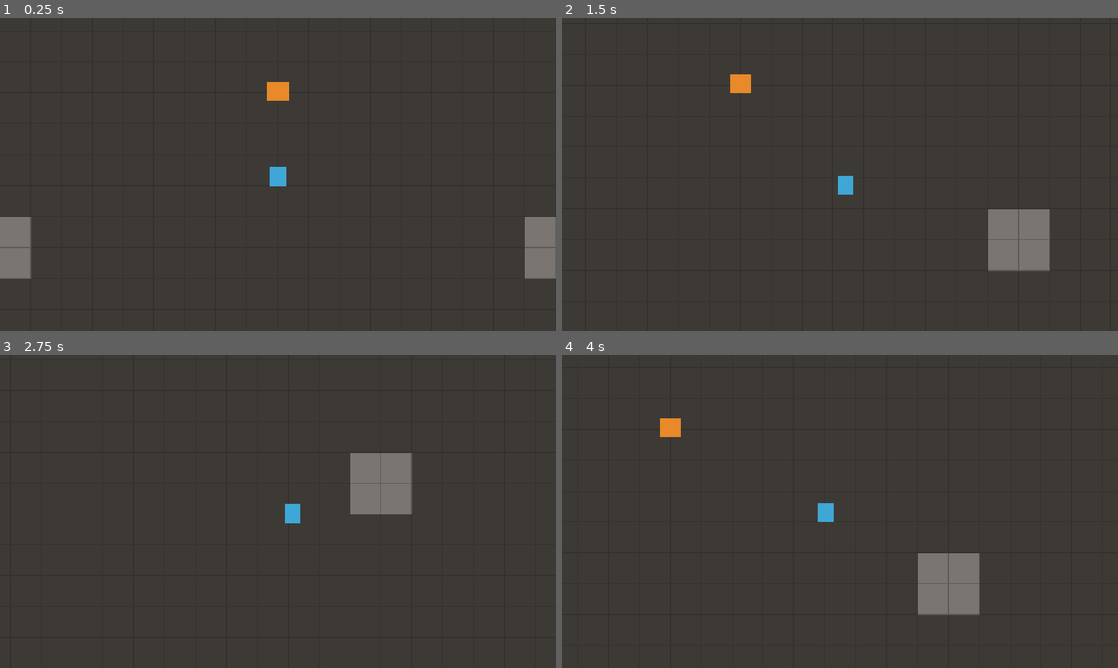
Above: before the commit, frames 1-4 (two rows, left to right).
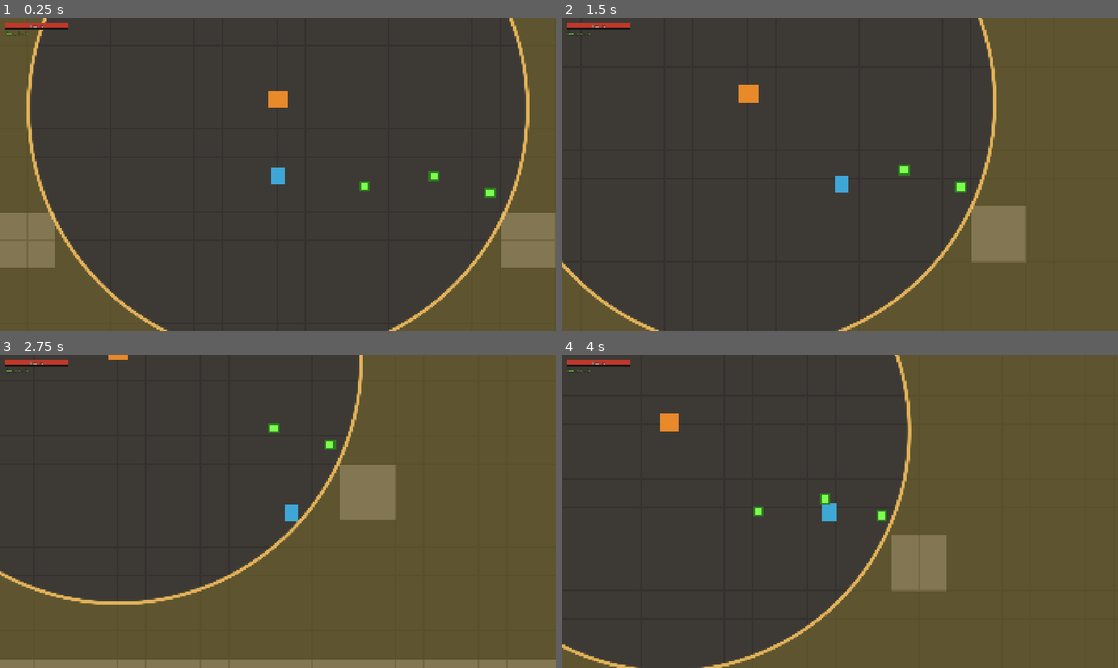
Above: after the commit, the same moments.

Repository: DeItaxd/Miasma
Game: Godot game, scene res://scenes/main.tscn
Same seed, same stepped clock (60 frames per second), same inputs: the game is played once before the commit and once after it.
Inputs (mouse positions are in pixels of both pictures, inside the frame that each line leads up to):
- Up to frame 1 (0.25 s): no input
- Up to frame 2 (1.5 s): tap Enter at 0.5 s; move the mouse to (962, 158) at 0.52 s; hold D (move_right) 0.53-1.28 s; click (962, 158) at 0.6 s; move the mouse to (728, 190) at 1.27 s; hold S (move_down) from 1.28 s (still down); click (728, 190) at 1.35 s
- Up to frame 3 (2.75 s): move the mouse to (333, 442) at 2.02 s; release S (move_down) at 2.03 s; hold D (move_right) from 2.03 s (still down); click (333, 442) at 2.1 s
- Up to frame 4 (4 s): move the mouse to (812, 574) at 2.77 s; release D (move_right) at 2.78 s; hold W (move_up) 2.78-3.53 s; click (812, 574) at 2.85 s; move the mouse to (1006, 558) at 3.52 s; hold A (move_left) from 3.53 s (still down); click (1006, 558) at 3.6 s

The runs differ from the first frame. In frame 1, 22% of the frame differs, in the area x 0-100%, y 0-100%; in frame 2, 31%; in frame 3, 57%; in frame 4, 46%.

Commit message:
did stuff

Diff:
--- a/project.godot
+++ b/project.godot
@@ -21,6 +21,9 @@
 
 [display]
 
+window/size/viewport_width=1920
+window/size/viewport_height=1080
+window/size/mode=3
 window/stretch/mode="canvas_items"
 window/stretch/aspect="expand"
 
@@ -54,6 +57,22 @@
 , Object(InputEventKey,"resource_local_to_scene":false,"resource_name":"","device":16,"window_id":0,"alt_pressed":false …(186 unchanged characters)…
 ])
 }
+attack={
+"deadzone": 0.5,
+"events": Array[InputEvent]([Object(InputEventMouseButton,"resource_local_to_scene":false,"resource_name":"","device":32,"window_id":0,"alt_pressed":false,"shift_pressed":false,"ctrl_pressed":false,"meta_pressed":false,"button_mask":0,"position":Vector2(0, 0),"global_position":Vector2(0, 0),"factor":1.0,"button_index":1,"canceled":false,"pressed":false,"double_click":false,"script":null)
+])
+}
+quit={
+"deadzone": 0.5,
+"events": Array[InputEvent]([Object(InputEventKey,"resource_local_to_scene":false,"resource_name":"","device":16,"window_id":0,"alt_pressed":false,"shift_pressed":false,"ctrl_pressed":false,"meta_pressed":false,"pressed":false,"keycode":0,"physical_keycode":4194305,"key_label":0,"unicode":0,"location":0,"echo":false,"script":null)
+])
+}
+
+[layer_names]
+
+2d_physics/layer_1="world"
+2d_physics/layer_2="player"
+2d_physics/layer_3="enemies"
 
 [physics]
 
--- a/scenes/brazier.tscn
+++ b/scenes/brazier.tscn
@@ -1,11 +1,13 @@
 [gd_scene format=3 uid="uid://bmxjtrylqv7tq"]
 
 [ext_resource type="Texture2D" uid="uid://coa2a0hinwe2f" path="res://assets/sprites/brazier.png" id="1_78ebg"]
+[ext_resource type="Script" uid="uid://v8nqraym7llb" path="res://scripts/brazier.gd" id="1_tkrxa"]
 
 [sub_resource type="RectangleShape2D" id="RectangleShape2D_78ebg"]
 size = Vector2(22, 10)
 
-[node name="Brazier" type="StaticBody2D" unique_id=1682705701]
+[node name="Brazier" type="StaticBody2D" unique_id=1682705701 groups=["brazier"]]
+script = ExtResource("1_tkrxa")
 
 [node name="Sprite2D" type="Sprite2D" parent="." unique_id=237663078]
 texture = ExtResource("1_78ebg")
@@ -14,3 +16,11 @@
 [node name="CollisionShape2D" type="CollisionShape2D" parent="." unique_id=2033140803]
 position = Vector2(0, -5)
 shape = SubResource("RectangleShape2D_78ebg")
+
+[node name="MiasmaOverlay" type="ColorRect" parent="." unique_id=118301763]
+z_index = 50
+offset_left = -1200.0
+offset_top = -900.0
+offset_right = 1200.0
+offset_bottom = 900.0
+mouse_filter = 2
--- /dev/null
+++ b/scenes/chory.tscn
@@ -0,0 +1,21 @@
+[gd_scene format=3 uid="uid://0h2qsvburq8p"]
+
+[ext_resource type="Script" uid="uid://ctfoqbxqut454" path="res://scripts/chory.gd" id="1_cinea"]
+[ext_resource type="Texture2D" uid="uid://ewx8uhfhj8nj" path="res://assets/sprites/chory.png" id="2_ba36h"]
+
+[sub_resource type="CircleShape2D" id="CircleShape2D_ba36h"]
+radius = 8.0
+
+[node name="Chory" type="CharacterBody2D" unique_id=1769122999 groups=["enemies"]]
+collision_layer = 4
+collision_mask = 7
+motion_mode = 1
+script = ExtResource("1_cinea")
+
+[node name="Sprite2D" type="Sprite2D" parent="." unique_id=1082255871]
+texture = ExtResource("2_ba36h")
+offset = Vector2(0, -16)
+
+[node name="CollisionShape2D" type="CollisionShape2D" parent="." unique_id=1026730103]
+position = Vector2(0, -6)
+shape = SubResource("CircleShape2D_ba36h")
--- /dev/null
+++ b/scenes/herb.tscn
@@ -0,0 +1,18 @@
+[gd_scene format=3 uid="uid://cr2uy6sglitr7"]
+
+[ext_resource type="Script" uid="uid://c8jfu5o5xxykj" path="res://scripts/herb.gd" id="1_jpbwa"]
+[ext_resource type="Texture2D" uid="uid://t2rgucua0ao8" path="res://assets/sprites/herb.png" id="2_ldurg"]
+
+[sub_resource type="CircleShape2D" id="CircleShape2D_ldurg"]
+
+[node name="Herb" type="Area2D" unique_id=815310236]
+z_index = 60
+collision_layer = 0
+collision_mask = 2
+script = ExtResource("1_jpbwa")
+
+[node name="Sprite2D" type="Sprite2D" parent="." unique_id=1345209186]
+texture = ExtResource("2_ldurg")
+
+[node name="CollisionShape2D" type="CollisionShape2D" parent="." unique_id=1758393352]
+shape = SubResource("CircleShape2D_ldurg")
--- /dev/null
+++ b/scenes/hud.tscn
@@ -0,0 +1,36 @@
+[gd_scene format=3 uid="uid://byft4qkq0jrfc"]
+
+[ext_resource type="Script" uid="uid://ch5dug1kun5ag" path="res://scripts/hud.gd" id="1_ahhtf"]
+
+[node name="HUD" type="CanvasLayer" unique_id=1648895620]
+script = ExtResource("1_ahhtf")
+
+[node name="HPBar" type="ColorRect" parent="." unique_id=1889075710]
+offset_left = 16.0
+offset_top = 16.0
+offset_right = 236.0
+offset_bottom = 38.0
+color = Color(0.1, 0.09, 0.08, 1)
+
+[node name="Fill" type="ColorRect" parent="HPBar" unique_id=1607427703]
+layout_mode = 0
+offset_left = 3.0
+offset_top = 3.0
+offset_right = 217.0
+offset_bottom = 19.0
+color = Color(0.75, 0.22, 0.17, 1)
+
+[node name="HPLabel" type="Label" parent="HPBar" unique_id=136306802]
+layout_mode = 0
+offset_right = 220.0
+offset_bottom = 23.0
+text = "10 / 10"
+horizontal_alignment = 1
+vertical_alignment = 1
+
+[node name="HerbLabel" type="Label" parent="." unique_id=18779391]
+offset_left = 16.0
+offset_top = 42.0
+offset_right = 236.0
+offset_bottom = 65.0
+text = "Herbs 0 / 3"
--- a/scenes/main.tscn
+++ b/scenes/main.tscn
@@ -1,10 +1,15 @@
 [gd_scene format=4 uid="uid://b8ibb2hxgfc62"]
 
-[ext_resource type="TileSet" path="res://assets/tiles/tileset.tres" id="1_jyhfs"]
+[ext_resource type="TileSet" uid="uid://dgpqpk8jctw4f" path="res://assets/tiles/tileset.tres" id="1_jyhfs"]
+[ext_resource type="Script" uid="uid://by4ygqqltewmf" path="res://scripts/main.gd" id="1_o6xl0"]
 [ext_resource type="PackedScene" uid="uid://cc7sclwchn2kx" path="res://scenes/player.tscn" id="2_0wfyh"]
 [ext_resource type="PackedScene" uid="uid://bmxjtrylqv7tq" path="res://scenes/brazier.tscn" id="2_sugp2"]
+[ext_resource type="PackedScene" uid="uid://byft4qkq0jrfc" path="res://scenes/hud.tscn" id="5_tbgi4"]
+[ext_resource type="Script" uid="uid://c5dooli21omoy" path="res://scripts/herb_spawner.gd" id="6_tefeu"]
+[ext_resource type="Script" uid="uid://ce5rxs0chtq48" path="res://scripts/enemy_spawner.gd" id="7_o6xl0"]
 
 [node name="Main" type="Node2D" unique_id=253414690]
+script = ExtResource("1_o6xl0")
 
 [node name="Ground" type="TileMapLayer" parent="." unique_id=786996267]
 tile_map_data = PackedByteArray("AADs//T/AAACAAAAAADs//X/AAACAAAAAADs//b/AAACAAAAAADs//f/AAACAAAAAADs//j/AAACAAAAAADs// …(15280 unchanged characters)…
@@ -18,3 +23,11 @@
 
 [node name="Player" parent="Entities" unique_id=785977545 instance=ExtResource("2_0wfyh")]
 position = Vector2(0, 96)
+
+[node name="HUD" parent="." unique_id=1648895620 instance=ExtResource("5_tbgi4")]
+
+[node name="HerbSpawner" type="Node2D" parent="." unique_id=1063679128]
+script = ExtResource("6_tefeu")
+
+[node name="EnemySpawner" type="Node" parent="." unique_id=872988089]
+script = ExtResource("7_o6xl0")
--- a/scenes/player.tscn
+++ b/scenes/player.tscn
@@ -2,11 +2,14 @@
 
 [ext_resource type="Script" uid="uid://dk5odyc6ctblb" path="res://scripts/player.gd" id="1_3vyb7"]
 [ext_resource type="Texture2D" uid="uid://dgya2vfgvgo4m" path="res://assets/sprites/player.png" id="2_g2els"]
+[ext_resource type="Texture2D" uid="uid://bygug7rpwkja4" path="res://assets/sprites/slash.png" id="3_qhqgy"]
 
 [sub_resource type="CircleShape2D" id="CircleShape2D_g2els"]
 radius = 8.0
 
-[node name="Player" type="CharacterBody2D" unique_id=785977545]
+[node name="Player" type="CharacterBody2D" unique_id=785977545 groups=["player"]]
+collision_layer = 2
+collision_mask = 5
 motion_mode = 1
 script = ExtResource("1_3vyb7")
 
@@ -20,6 +23,13 @@
 
 [node name="Camera2D" type="Camera2D" parent="." unique_id=1491249998]
 position = Vector2(0, -12)
-zoom = Vector2(2, 2)
+zoom = Vector2(3, 3)
 position_smoothing_enabled = true
 position_smoothing_speed = 8.0
+
+[node name="AttackPivot" type="Node2D" parent="." unique_id=1647247599]
+position = Vector2(0, -10)
+
+[node name="Slash" type="Sprite2D" parent="AttackPivot" unique_id=507216214]
+position = Vector2(20, 0)
+texture = ExtResource("3_qhqgy")
--- /dev/null
+++ b/scripts/brazier.gd
@@ -0,0 +1,66 @@
+extends StaticBody2D
+
+const ZoneShader := preload("res://shaders/miasma_zone.gdshader")
+const DamagePopup := preload("res://scripts/damage_popup.gd")
+
+@export_group("Zone")
+@export var max_radius := 288.0
+@export var miasma_damage := 1
+@export var miasma_tick := 1.0
+
+@export_group("Fuel")
+@export var max_fuel := 100.0
+@export var start_fuel := 100.0
+@export var burn_rate := 2.0
+@export var herb_fuel := 20.0
+@export var deposit_range := 36.0
+
+var fuel := 0.0
+var radius := 0.0
+var zone_material: ShaderMaterial
+var tick_timer := 0.0
+var player: Node2D
+
+@onready var overlay: ColorRect = $MiasmaOverlay
+
+
+func _ready() -> void:
+	fuel = start_fuel
+	zone_material = ShaderMaterial.new()
+	zone_material.shader = ZoneShader
+	zone_material.set_shader_parameter("center", global_position)
+	overlay.material = zone_material
+	player = get_tree().get_first_node_in_group("player")
+	update_radius()
+
+
+func _physics_process(delta: float) -> void:
+	fuel = maxf(fuel - burn_rate * delta, 0.0)
+	update_radius()
+	if not is_instance_valid(player):
+		return
+	if player.herbs > 0 and player.global_position.distance_to(global_position) <= deposit_range:
+		add_fuel(player.take_herbs() * herb_fuel)
+	player.in_safe_zone = is_inside(player.global_position)
+	if player.in_safe_zone:
+		tick_timer = 0.0
+		return
+	tick_timer += delta
+	if tick_timer >= miasma_tick:
+		tick_timer -= miasma_tick
+		player.take_damage(miasma_damage)
+
+
+func is_inside(point: Vector2) -> bool:
+	return point.distance_to(global_position) <= radius
+
+
+func add_fuel(amount: float) -> void:
+	fuel = minf(fuel + amount, max_fuel)
+	update_radius()
+	DamagePopup.spawn(self, "+%d" % roundi(amount), Color("7ed957"))
+
+
+func update_radius() -> void:
+	radius = max_radius * sqrt(fuel / max_fuel)
+	zone_material.set_shader_parameter("radius", radius)
--- /dev/null
+++ b/scripts/chory.gd
@@ -0,0 +1,48 @@
+extends CharacterBody2D
+
+const DamagePopup := preload("res://scripts/damage_popup.gd")
+
+@export var max_health := 3
+@export var speed := 40.0
+@export var knockback_friction := 900.0
+@export var stop_distance := 18.0
+@export var contact_damage := 1
+@export var attack_range := 22.0
+@export var attack_cooldown := 1.0
+
+var health := 0
+var attack_timer := 0.0
+var knockback := Vector2.ZERO
+var target: Node2D
+
+@onready var sprite: Sprite2D = $Sprite2D
+
+
+func _ready() -> void:
+	health = max_health
+	target = get_tree().get_first_node_in_group("player")
+
+
+func _physics_process(delta: float) -> void:
+	attack_timer = maxf(attack_timer - delta, 0.0)
+	var chase := Vector2.ZERO
+	if is_instance_valid(target):
+		var to_target := target.global_position - global_position
+		if to_target.length() > stop_distance:
+			chase = to_target.normalized() * speed
+		if to_target.length() <= attack_range and attack_timer == 0.0 and target.has_method("take_damage"):
+			attack_timer = attack_cooldown
+			target.take_damage(contact_damage)
+	knockback = knockback.move_toward(Vector2.ZERO, knockback_friction * delta)
+	velocity = chase + knockback
+	move_and_slide()
+
+
+func take_hit(damage: int, push: Vector2) -> void:
+	health -= damage
+	knockback = push
+	DamagePopup.spawn(self, damage, Color("ffe08a"))
+	sprite.modulate = Color(10, 10, 10)
+	create_tween().tween_property(sprite, "modulate", Color.WHITE, 0.12)
+	if health <= 0:
+		queue_free()
--- /dev/null
+++ b/scripts/damage_popup.gd
@@ -0,0 +1,23 @@
+extends RefCounted
+
+const WIDTH := 40.0
+const SCALE := 0.5
+
+
+static func spawn(source: Node2D, value: Variant, color: Color) -> void:
+	var popup := Label.new()
+	popup.text = str(value)
+	popup.horizontal_alignment = HORIZONTAL_ALIGNMENT_CENTER
+	popup.add_theme_font_size_override("font_size", 16)
+	popup.add_theme_color_override("font_color", color)
+	popup.add_theme_color_override("font_outline_color", Color.BLACK)
+	popup.add_theme_constant_override("outline_size", 5)
+	popup.size = Vector2(WIDTH, 23)
+	popup.scale = Vector2(SCALE, SCALE)
+	popup.z_index = 100
+	source.get_tree().current_scene.add_child(popup)
+	popup.global_position = source.global_position + Vector2(randf_range(-6.0, 6.0) - WIDTH * SCALE * 0.5, -36)
+	var tween := popup.create_tween().set_parallel(true)
+	tween.tween_property(popup, "position:y", popup.position.y - 14.0, 0.6).set_ease(Tween.EASE_OUT).set_trans(Tween.TRANS_CUBIC)
+	tween.tween_property(popup, "modulate:a", 0.0, 0.3).set_delay(0.3)
+	tween.chain().tween_callback(popup.queue_free)
--- /dev/null
+++ b/scripts/enemy_spawner.gd
@@ -0,0 +1,59 @@
+extends Node
+
+const ChoryScene := preload("res://scenes/chory.tscn")
+const WALL_TILE := Vector2i(2, 0)
+
+@export var ground_path: NodePath = ^"../Ground"
+@export var entities_path: NodePath = ^"../Entities"
+@export var first_spawn_delay := 3.0
+@export var start_interval := 4.0
+@export var min_interval := 1.2
+@export var ramp_time := 180.0
+@export var max_alive := 12
+@export var min_player_distance := 200.0
+@export var spawn_outside_zone := true
+@export var arena_min := Vector2(-592, -336)
+@export var arena_max := Vector2(592, 336)
+
+var elapsed := 0.0
+var spawn_timer := 0.0
+var player: Node2D
+var brazier: Node2D
+
+@onready var ground: TileMapLayer = get_node(ground_path)
+@onready var entities: Node2D = get_node(entities_path)
+
+
+func _ready() -> void:
+	player = get_tree().get_first_node_in_group("player")
+	brazier = get_tree().get_first_node_in_group("brazier")
+	spawn_timer = start_interval - first_spawn_delay
+
+
+func _physics_process(delta: float) -> void:
+	elapsed += delta
+	spawn_timer += delta
+	if spawn_timer >= current_interval():
+		spawn_timer = 0.0
+		if get_tree().get_nodes_in_group("enemies").size() < max_alive:
+			spawn_enemy()
+
+
+func current_interval() -> float:
+	return lerpf(start_interval, min_interval, clampf(elapsed / ramp_time, 0.0, 1.0))
+
+
+func spawn_enemy() -> void:
+	for attempt in 40:
+		var pos := Vector2(randf_range(arena_min.x, arena_max.x), randf_range(arena_min.y, arena_max.y))
+		if is_instance_valid(player) and pos.distance_to(player.global_position) < min_player_distance:
+			continue
+		if spawn_outside_zone and attempt < 30 and is_instance_valid(brazier) and pos.distance_to(brazier.global_position) <= brazier.radius:
+			continue
+		var cell := ground.local_to_map(ground.to_local(pos))
+		if ground.get_cell_source_id(cell) == -1 or ground.get_cell_atlas_coords(cell) == WALL_TILE:
+			continue
+		var enemy := ChoryScene.instantiate()
+		entities.add_child(enemy)
+		enemy.global_position = pos
+		return
--- /dev/null
+++ b/scripts/herb.gd
@@ -0,0 +1,10 @@
+extends Area2D
+
+
+func _ready() -> void:
+	body_entered.connect(_on_body_entered)
+
+
+func _on_body_entered(body: Node2D) -> void:
+	if body.has_method("add_herb") and body.add_herb():
+		queue_free()
--- /dev/null
+++ b/scripts/herb_spawner.gd
@@ -0,0 +1,56 @@
+extends Node2D
+
+const HerbScene := preload("res://scenes/herb.tscn")
+const WALL_TILE := Vector2i(2, 0)
+
+@export var ground_path: NodePath = ^"../Ground"
+@export var max_herbs := 6
+@export var initial_herbs := 4
+@export var spawn_interval := 3.0
+@export var arena_min := Vector2(-592, -336)
+@export var arena_max := Vector2(592, 336)
+@export var zone_margin := 24.0
+@export_range(0.0, 1.0) var inside_chance := 0.7
+@export var brazier_clearance := 48.0
+
+var spawn_timer := 0.0
+var brazier: Node2D
+
+@onready var ground: TileMapLayer = get_node(ground_path)
+
+
+func _ready() -> void:
+	brazier = get_tree().get_first_node_in_group("brazier")
+	for i in initial_herbs:
+		spawn_herb()
+
+
+func _physics_process(delta: float) -> void:
+	spawn_timer += delta
+	if spawn_timer >= spawn_interval:
+		spawn_timer = 0.0
+		if get_child_count() < max_herbs:
+			spawn_herb()
+
+
+func spawn_herb() -> void:
+	var want_inside := randf() < inside_chance
+	for attempt in 60:
+		var pos := Vector2(randf_range(arena_min.x, arena_max.x), randf_range(arena_min.y, arena_max.y))
+		if is_instance_valid(brazier):
+			var dist := pos.distance_to(brazier.global_position)
+			if dist < brazier_clearance:
+				continue
+			var inside_ok: bool = dist <= brazier.radius - zone_margin
+			var outside_ok: bool = dist >= brazier.radius + zone_margin
+			if attempt < 30 and (inside_ok != want_inside or not (inside_ok or outside_ok)):
+				continue
+			if not (inside_ok or outside_ok):
+				continue
+		var cell := ground.local_to_map(ground.to_local(pos))
+		if ground.get_cell_source_id(cell) == -1 or ground.get_cell_atlas_coords(cell) == WALL_TILE:
+			continue
+		var herb := HerbScene.instantiate()
+		add_child(herb)
+		herb.global_position = pos
+		return
--- /dev/null
+++ b/scripts/hud.gd
@@ -0,0 +1,33 @@
+extends CanvasLayer
+
+var bar_width := 0.0
+
+@onready var hp_fill: ColorRect = $HPBar/Fill
+@onready var hp_label: Label = $HPBar/HPLabel
+@onready var herb_label: Label = $HerbLabel
+
+
+func _ready() -> void:
+	hp_label.add_theme_font_size_override("font_size", 15)
+	hp_label.add_theme_color_override("font_outline_color", Color.BLACK)
+	hp_label.add_theme_constant_override("outline_size", 4)
+	herb_label.add_theme_font_size_override("font_size", 15)
+	herb_label.add_theme_color_override("font_color", Color("7cff4f"))
+	herb_label.add_theme_color_override("font_outline_color", Color.BLACK)
+	herb_label.add_theme_constant_override("outline_size", 4)
+	bar_width = hp_fill.size.x
+	var player = get_tree().get_first_node_in_group("player")
+	if player:
+		player.health_changed.connect(_on_health_changed)
+		player.herbs_changed.connect(_on_herbs_changed)
+		_on_health_changed(player.health, player.max_health)
+		_on_herbs_changed(player.herbs, player.max_carry)
+
+
+func _on_health_changed(current: int, maximum: int) -> void:
+	hp_label.text = "%d / %d" % [current, maximum]
+	hp_fill.size.x = bar_width * float(current) / float(maximum)
+
+
+func _on_herbs_changed(current: int, maximum: int) -> void:
+	herb_label.text = "Herbs %d / %d" % [current, maximum]
--- /dev/null
+++ b/scripts/main.gd
@@ -0,0 +1,6 @@
+extends Node2D
+
+
+func _input(event: InputEvent) -> void:
+	if event.is_action_pressed("quit"):
+		get_tree().quit()
--- a/scripts/player.gd
+++ b/scripts/player.gd
@@ -1,15 +1,89 @@
 extends CharacterBody2D
+
+signal health_changed(current: int, maximum: int)
+signal herbs_changed(current: int, maximum: int)
+
+const ENEMY_MASK := 4
+const DamagePopup := preload("res://scripts/damage_popup.gd")
+
+@export var max_health := 10
+@export var invulnerable_time := 0.6
+@export var max_carry := 3
 
 @export var max_speed := 140.0
 @export var acceleration := 1200.0
 @export var friction := 1400.0
 
+@export_group("Light Attack")
+@export var light_damage := 1
+@export var light_cooldown := 0.28
+@export var light_reach := 20.0
+@export var light_size := Vector2(22, 30)
+@export var light_knockback := 150.0
+@export var light_lunge := 200.0
+@export var light_active_time := 0.12
+
+@export_group("Heavy Attack")
+@export var heavy_damage := 2
+@export var heavy_cooldown := 0.5
+@export var heavy_reach := 26.0
+@export var heavy_size := Vector2(34, 46)
+@export var heavy_knockback := 450.0
+@export var heavy_lunge := 360.0
+@export var heavy_active_time := 0.18
+@export var heavy_tint := Color(1.0, 0.8, 0.45)
+
+@export_group("Combo")
+@export var combo_window := 0.6
+@export var input_buffer_time := 0.15
+
+@export_group("Regen")
+@export var regen_delay := 2.0
+@export var regen_interval := 1.0
+@export var regen_amount := 1
+
+var in_safe_zone := false
+var time_since_hurt := 0.0
+var regen_timer := 0.0
+
+var health := 0
+var herbs := 0
+var invulnerable_timer := 0.0
 var facing := Vector2.DOWN
+var attack_timer := 0.0
+var active_timer := 0.0
+var combo_step := 0
+var combo_timer := 0.0
+var buffer_timer := 0.0
+var current_damage := 1
+var current_knockback := 0.0
+var current_reach := 0.0
+var attack_dir := Vector2.RIGHT
+var already_hit: Array[Object] = []
+var attack_shape := RectangleShape2D.new()
 
 @onready var sprite: Sprite2D = $Sprite2D
+@onready var attack_pivot: Node2D = $AttackPivot
+@onready var slash: Sprite2D = $AttackPivot/Slash
+
+
+func _ready() -> void:
+	health = max_health
+	slash.visible = false
 
 
 func _physics_process(delta: float) -> void:
+	invulnerable_timer = maxf(invulnerable_timer - delta, 0.0)
+	time_since_hurt += delta
+	update_regen(delta)
+	attack_timer = maxf(attack_timer - delta, 0.0)
+	combo_timer = maxf(combo_timer - delta, 0.0)
+	buffer_timer = maxf(buffer_timer - delta, 0.0)
+	if Input.is_action_just_pressed("attack"):
+		buffer_timer = input_buffer_time
+	if buffer_timer > 0.0 and attack_timer == 0.0:
+		buffer_timer = 0.0
+		start_attack()
 	var input := Input.get_vector("move_left", "move_right", "move_up", "move_down")
 	if input != Vector2.ZERO:
 		facing = input.normalized()
@@ -19,3 +93,90 @@
 	move_and_slide()
 	if input.x != 0.0:
 		sprite.flip_h = input.x < 0.0
+	if active_timer > 0.0:
+		active_timer -= delta
+		check_hits()
+		if active_timer <= 0.0:
+			slash.visible = false
+
+
+func take_damage(amount: int) -> void:
+	if invulnerable_timer > 0.0 or health <= 0:
+		return
+	health = maxi(health - amount, 0)
+	invulnerable_timer = invulnerable_time
+	time_since_hurt = 0.0
+	health_changed.emit(health, max_health)
+	DamagePopup.spawn(self, amount, Color("ff5a4f"))
+	sprite.modulate = Color(10, 10, 10)
+	create_tween().tween_property(sprite, "modulate", Color.WHITE, 0.15)
+	if health == 0:
+		get_tree().reload_current_scene.call_deferred()
+
+
+func update_regen(delta: float) -> void:
+	if not in_safe_zone or health >= max_health or health <= 0 or time_since_hurt < regen_delay:
+		regen_timer = 0.0
+		return
+	regen_timer += delta
+	if regen_timer >= regen_interval:
+		regen_timer -= regen_interval
+		heal(regen_amount)
+
+
+func heal(amount: int) -> void:
+	health = mini(health + amount, max_health)
+	health_changed.emit(health, max_health)
+	DamagePopup.spawn(self, "+%d" % amount, Color("7ed957"))
+
+
+func add_herb() -> bool:
+	if herbs >= max_carry:
+		return false
+	herbs += 1
+	herbs_changed.emit(herbs, max_carry)
+	return true
+
+
+func take_herbs() -> int:
+	var count := herbs
+	herbs = 0
+	herbs_changed.emit(herbs, max_carry)
+	return count
+
+
+func start_attack() -> void:
+	if combo_timer == 0.0:
+		combo_step = 0
+	var heavy := combo_step == 2
+	current_damage = heavy_damage if heavy else light_damage
+	current_knockback = heavy_knockback if heavy else light_knockback
+	current_reach = heavy_reach if heavy else light_reach
+	attack_shape.size = heavy_size if heavy else light_size
+	attack_timer = heavy_cooldown if heavy else light_cooldown
+	active_timer = heavy_active_time if heavy else light_active_time
+	combo_step = 0 if heavy else combo_step + 1
+	combo_timer = 0.0 if heavy else combo_window
+	already_hit.clear()
+	attack_dir = (get_global_mouse_position() - attack_pivot.global_position).normalized()
+	if attack_dir == Vector2.ZERO:
+		attack_dir = facing
+	attack_pivot.rotation = attack_dir.angle()
+	slash.position = Vector2(current_reach, 0)
+	slash.scale = attack_shape.size / slash.texture.get_size()
+	slash.modulate = heavy_tint if heavy else Color.WHITE
+	slash.visible = true
+	velocity += attack_dir * (heavy_lunge if heavy else light_lunge)
+
+
+func check_hits() -> void:
+	var query := PhysicsShapeQueryParameters2D.new()
+	query.shape = attack_shape
+	query.transform = Transform2D(attack_dir.angle(), attack_pivot.global_position + attack_dir * current_reach)
+	query.collision_mask = ENEMY_MASK
+	for hit in get_world_2d().direct_space_state.intersect_shape(query, 16):
+		var body: Object = hit["collider"]
+		if body in already_hit or not body.has_method("take_hit"):
+			continue
+		already_hit.append(body)
+		body.take_hit(current_damage, attack_dir * current_knockback)
--- /dev/null
+++ b/shaders/miasma_zone.gdshader
@@ -0,0 +1,21 @@
+shader_type canvas_item;
+
+uniform vec2 center = vec2(0.0);
+uniform float radius = 288.0;
+uniform float edge = 4.0;
+uniform vec4 tint : source_color = vec4(0.55, 0.48, 0.16, 0.42);
+uniform vec4 ring_color : source_color = vec4(1.0, 0.78, 0.38, 0.85);
+uniform float ring_width = 3.0;
+
+varying vec2 world_pos;
+
+void vertex() {
+	world_pos = (MODEL_MATRIX * vec4(VERTEX, 0.0, 1.0)).xy;
+}
+
+void fragment() {
+	float d = distance(world_pos, center);
+	float outside = smoothstep(radius - edge, radius, d);
+	float ring = (1.0 - smoothstep(ring_width * 0.5, ring_width * 0.5 + 1.0, abs(d - radius))) * step(1.0, radius);
+	COLOR = mix(vec4(tint.rgb, tint.a * outside), ring_color, ring);
+}
Binary file added: addons/godot_mcp/cache/screenshots/miasma_deposit.png
Not shown, added: addons/godot_mcp/cache/screenshots/miasma_deposit.png.import
Binary file added: addons/godot_mcp/cache/screenshots/miasma_hud.png
Not shown, added: addons/godot_mcp/cache/screenshots/miasma_hud.png.import
Binary file added: addons/godot_mcp/cache/screenshots/miasma_melee.png
Not shown, added: addons/godot_mcp/cache/screenshots/miasma_melee.png.import
Binary file added: addons/godot_mcp/cache/screenshots/miasma_popups.png
Not shown, added: addons/godot_mcp/cache/screenshots/miasma_popups.png.import
Binary file added: addons/godot_mcp/cache/screenshots/miasma_popups2.png
Not shown, added: addons/godot_mcp/cache/screenshots/miasma_popups2.png.import
Binary file added: addons/godot_mcp/cache/screenshots/miasma_slash.png
Not shown, added: addons/godot_mcp/cache/screenshots/miasma_slash.png.import
(and 189 more such lines)
